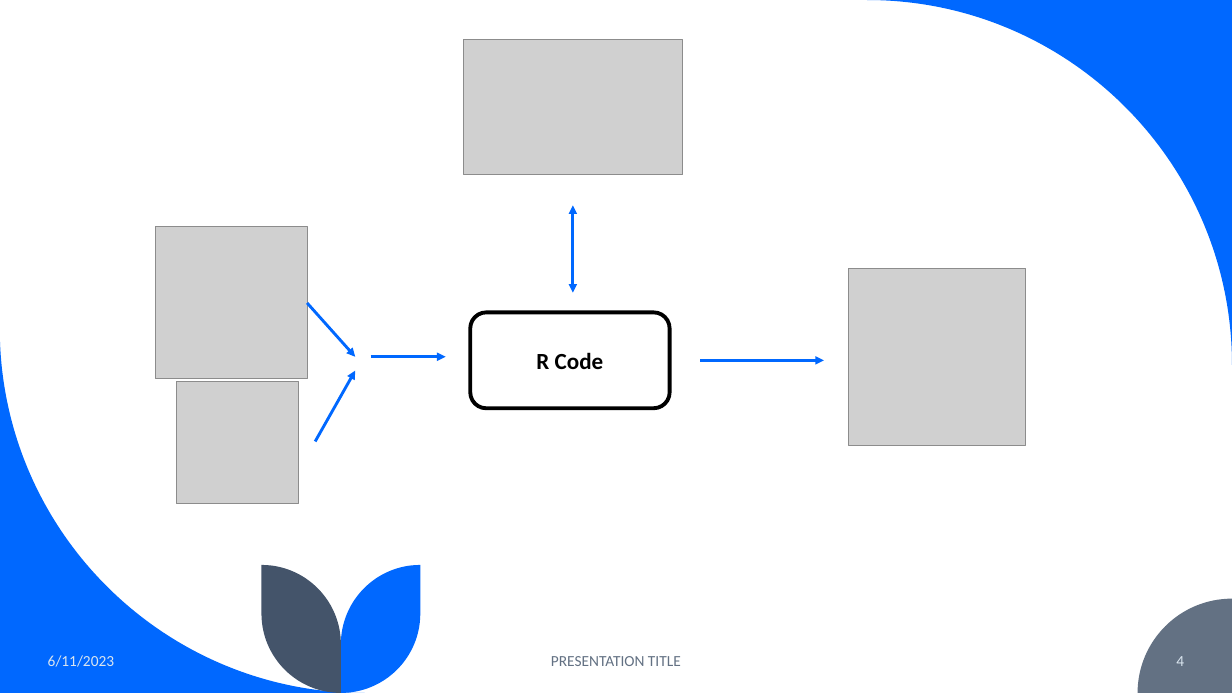
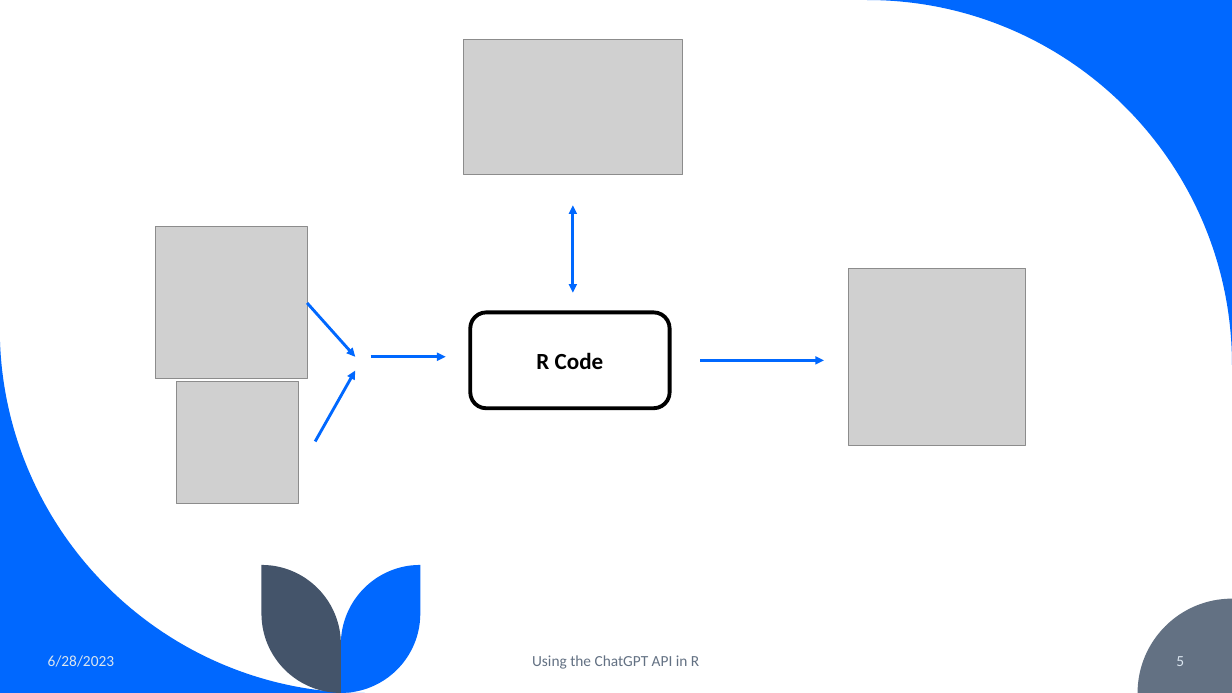
Before and after one commit to abigailhaddad/resume_generation_R, a slide deck: slide 5 of Using the ChatGPT API in R.pptx (slide 4 before the commit). Drawn at 1232x693 pixels with LibreOffice and Linux fonts; fonts in the diff are those of the drawing; grey boxes stand for pictures. Boxes give left, top, right and bottom in pixels: in the first picture for what was removed or moved away, otherwise in the second. Text is boxed around its words. In the diff, an @@ line names an element or a change of style, - is before the commit and + after.

```diff
--- a/Using the ChatGPT API in R.pptx
+++ b/Using the ChatGPT API in R.pptx
@@ text at <box>48,655,114,667</box>: text changed @@
-6/11/2023
+6/28/2023
@@ text at <box>532,655,699,669</box>: text changed @@
-PRESENTATION TITLE
+Using the ChatGPT API in R
@@ page number at <box>1176,656,1184,666</box>: text changed @@
-4
+5
```
Also in this commit, not shown: 1 other slide changed, 1 slide added.
